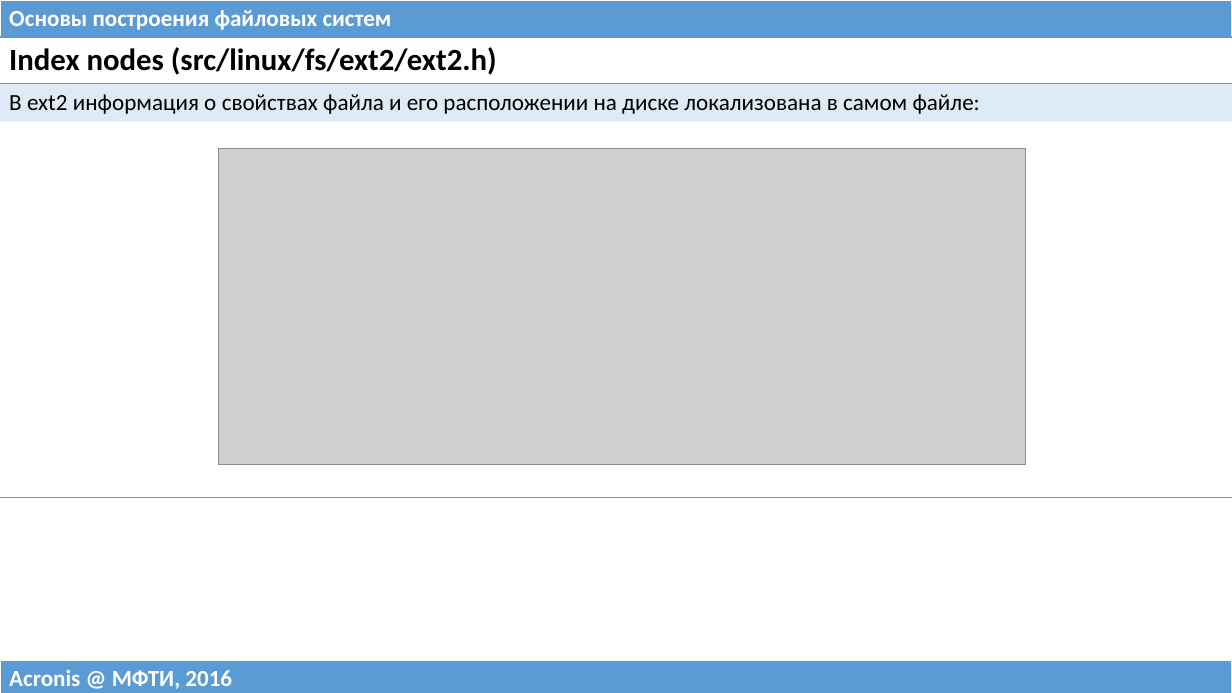
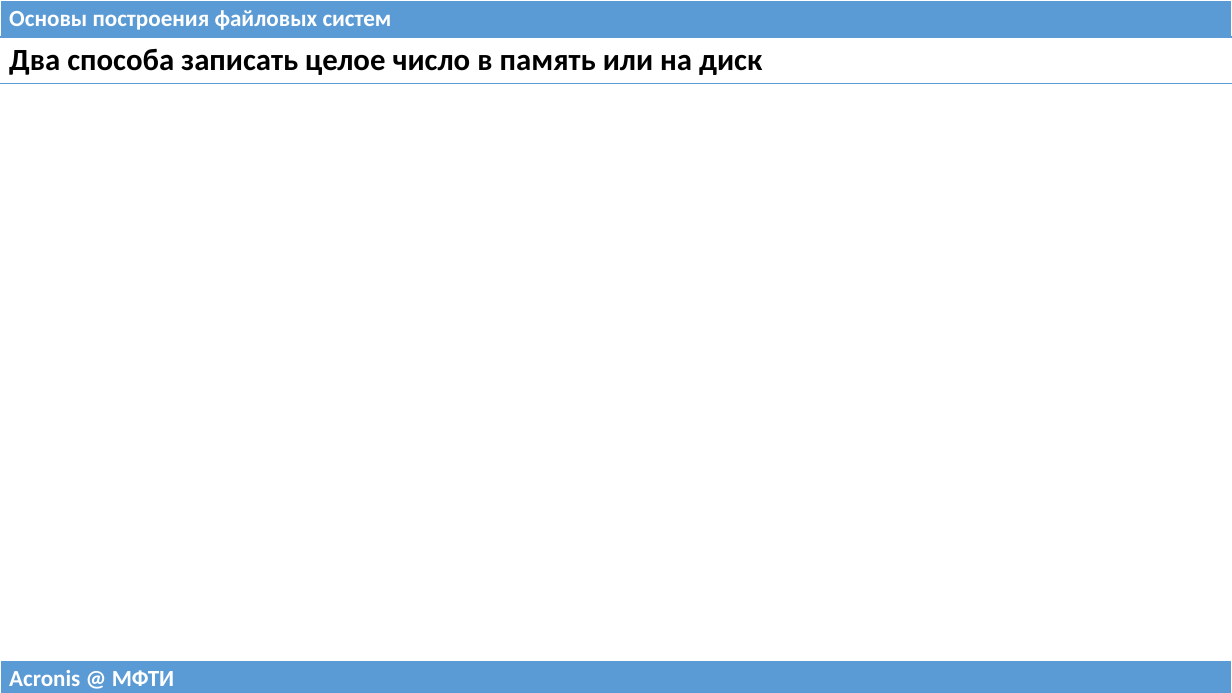
Before and after one commit to 75cc8545e7b021ed280ed0ef99fc7fc4/filesystems-101, a slide deck: slide 3 of talks/src/class03.pptx (slide 4 before the commit). Drawn at 1232x693 pixels with LibreOffice and Linux fonts; fonts in the diff are those of the drawing; grey boxes stand for pictures. Boxes give left, top, right and bottom in pixels: in the first picture for what was removed or moved away, otherwise in the second. Text is boxed around its words. In the diff, an @@ line names an element or a change of style, - is before the commit and + after.

```diff
--- a/talks/src/class03.pptx
+++ b/talks/src/class03.pptx
@@ table removed at <box>0,37,1232,490</box>, 3 rows, 1 columns @@
-Index nodes (src/linux/fs/ext2/ext2.h)
-В ext2 информация о свойствах файла и его расположении на диске локализована в самом файле:
-
@@ table added at <box>0,37,1232,83</box>, 1 rows, 1 columns @@
+Два способа записать целое число в память или на диск
@@ picture removed at <box>218,148,1026,465</box> @@
@@ table at <box>0,660,1232,693</box> @@
-row 1, column 1: Acronis @ МФТИ, 2016
+row 1, column 1: Acronis @ МФТИ
```
Also in this commit, not shown: 3 other slides changed, 29 slides added, 24 slides removed, 3 other files.
